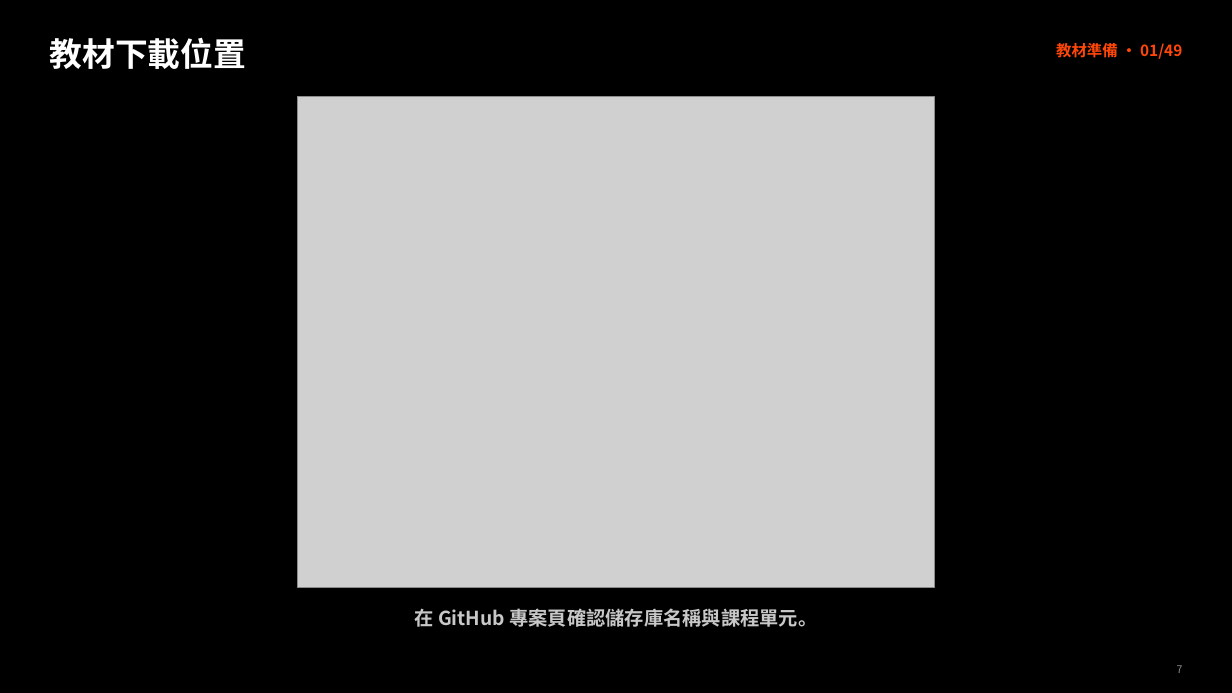
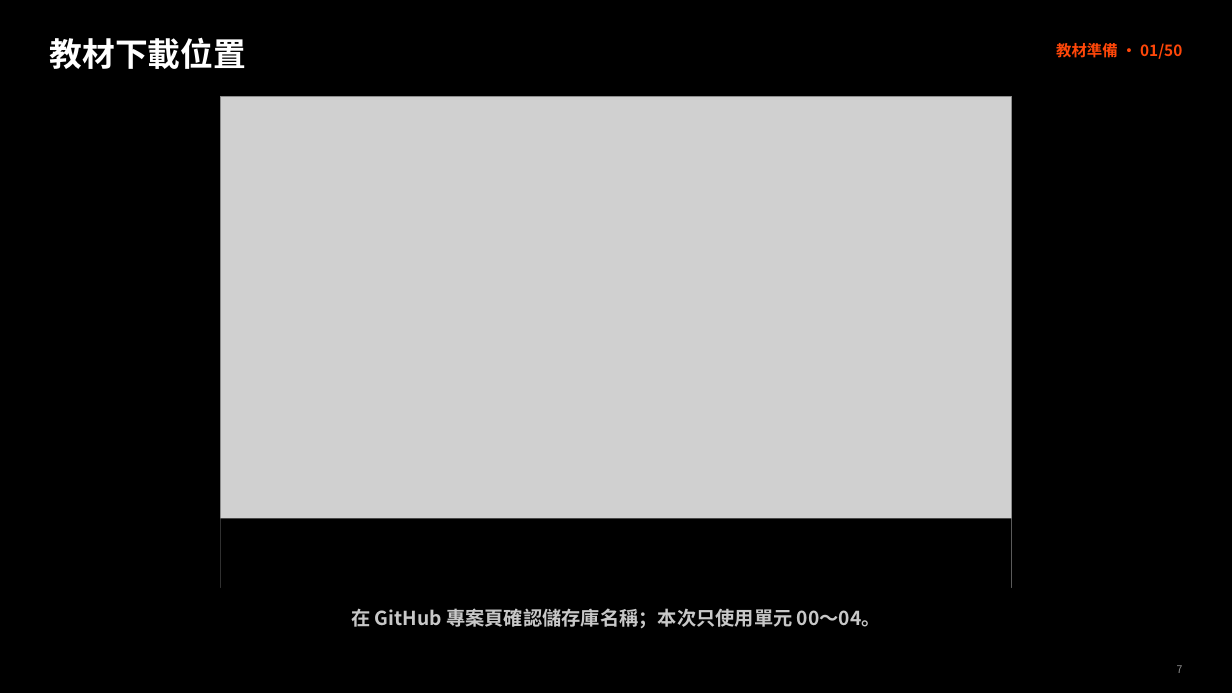
Before and after one commit to lee0401g/project-delivery_3LM, a slide deck: slide 7 of 地端AI建置實作.pptx. Drawn at 1232x693 pixels with LibreOffice and Linux fonts; fonts in the diff are those of the drawing; grey boxes stand for pictures. Boxes give left, top, right and bottom in pixels: in the first picture for what was removed or moved away, otherwise in the second. Text is boxed around its words. In the diff, an @@ line names an element or a change of style, - is before the commit and + after.

Commit message:
修改同步內容
1 獨立出 p25、26 操作分支
2 移除 p27 贅字
3 p33 更新狀態檢查流程與示意圖，確保敘述一致
4 p47 應要求閱者在此頁將開關設定到與此一致
5 明確標示本份簡報僅涵蓋單元 00～04
6 已移除畫面、正文及講者備註中的未來 RAG／知識庫提示

```diff
--- a/地端AI建置實作.pptx
+++ b/地端AI建置實作.pptx
@@ text at [1056, 43, 1182, 59]: text changed @@
-教材準備 · 01/49
+教材準備 · 01/50
@@ picture: place and size @@
-picture at [298, 96, 934, 587]
+picture at [221, 96, 1012, 587]
@@ rectangle added at [221, 518, 1012, 589], fill #000000 @@
@@ text at [351, 608, 881, 628]: text changed @@
-在 GitHub 專案頁確認儲存庫名稱與課程單元。
+在 GitHub 專案頁確認儲存庫名稱；本次只使用單元 00～04。
```
Also in this commit, not shown: 51 other slides changed, 4 slides added, 2 slides removed, 2 other files.
